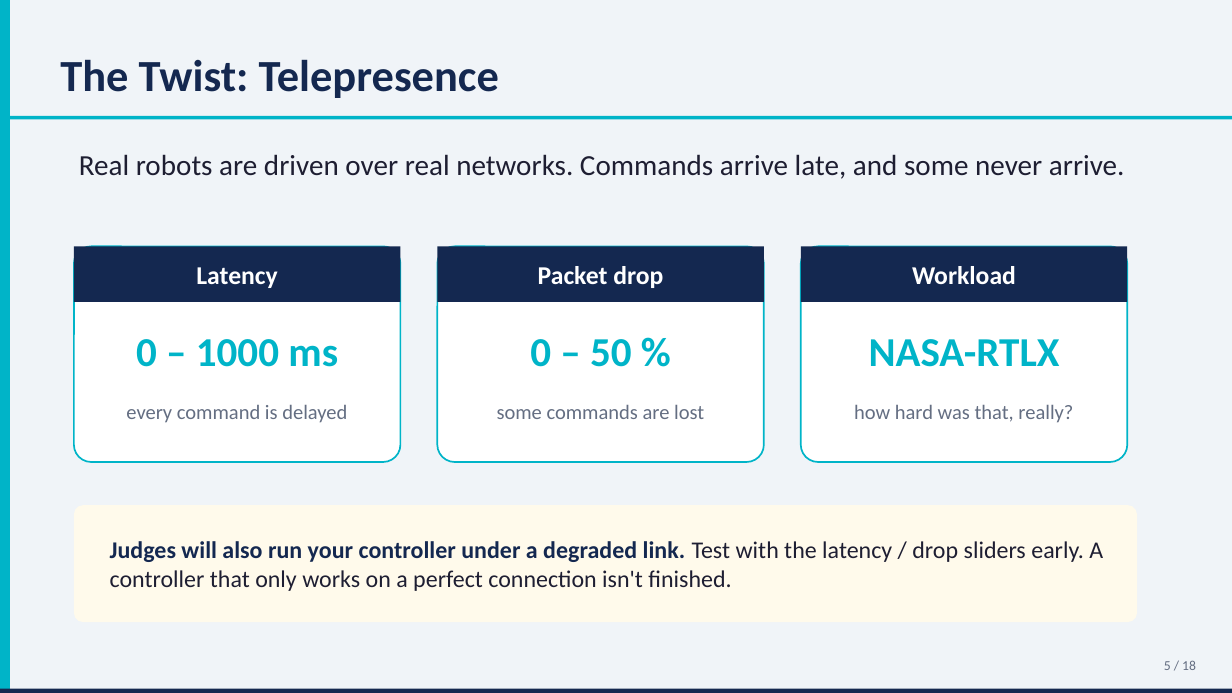
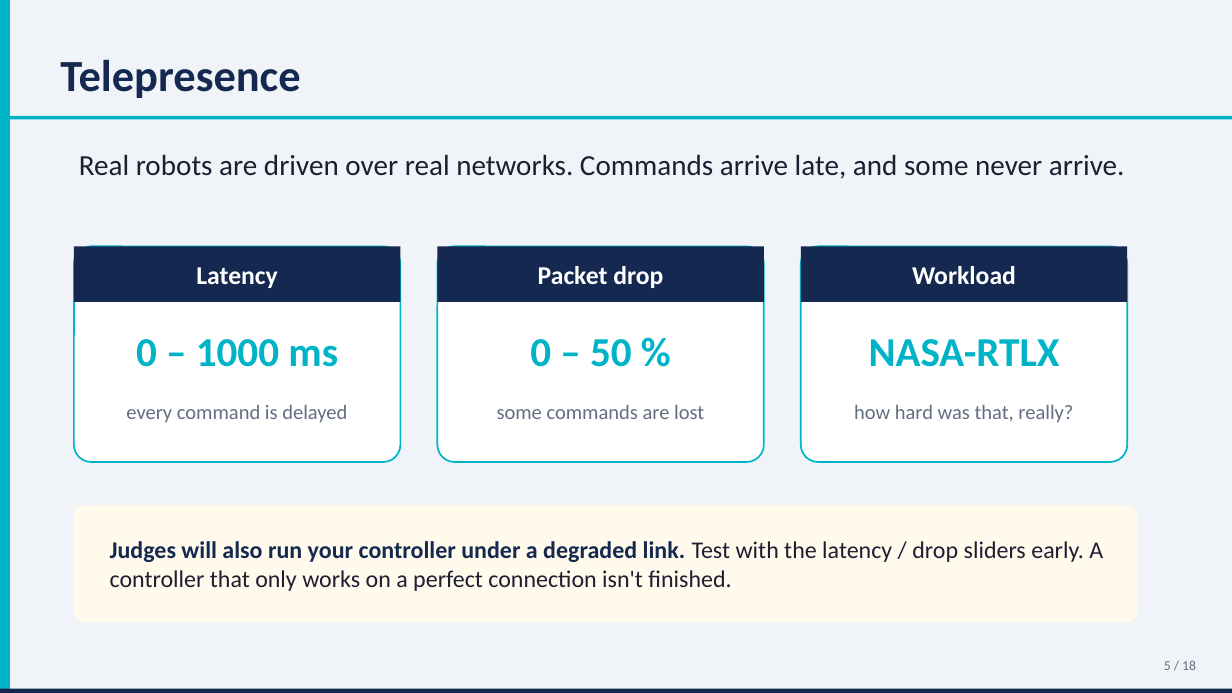
Before and after one commit to AHRTLab/Hackathon, a slide deck: slide 5 of presentations/AWARE-AI_Hackathon_Kickoff.pptx. Drawn at 1232x693 pixels with LibreOffice and Linux fonts; fonts in the diff are those of the drawing. Boxes give left, top, right and bottom in pixels: in the first picture for what was removed or moved away, otherwise in the second. Text is boxed around its words. In the diff, an @@ line names an element or a change of style, - is before the commit and + after.

```diff
--- a/presentations/AWARE-AI_Hackathon_Kickoff.pptx
+++ b/presentations/AWARE-AI_Hackathon_Kickoff.pptx
@@ text at box(60, 59, 300, 98): text changed @@
-The Twist: Telepresence
+Telepresence
```
Also in this commit, not shown: 2 other slides changed.
